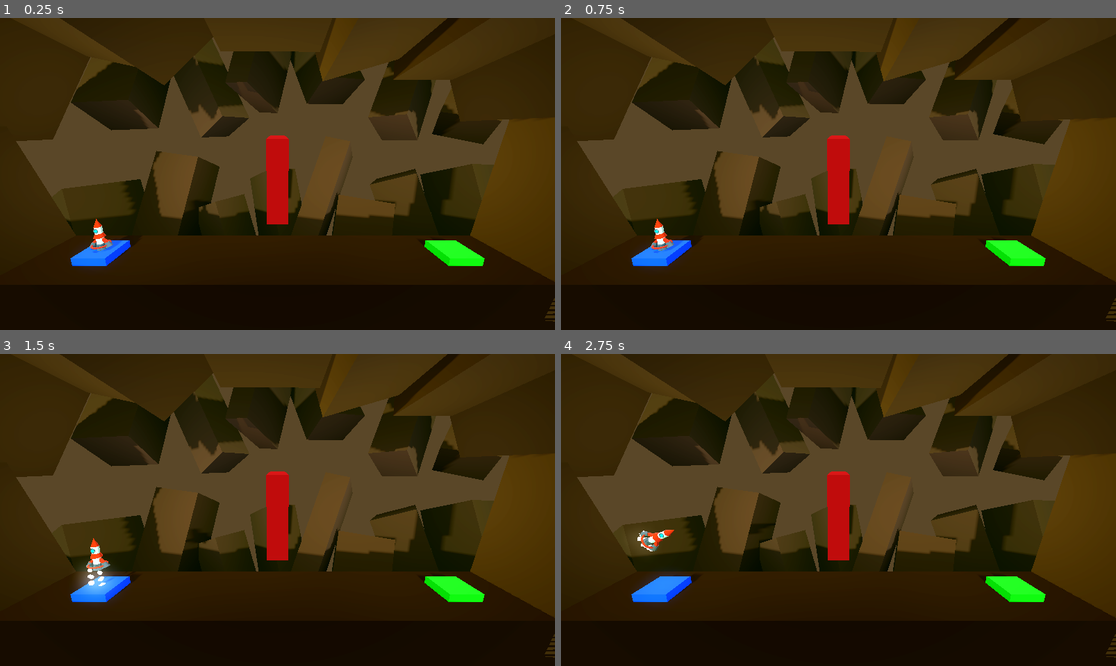
Above: before the commit, frames 1-4 (two rows, left to right).
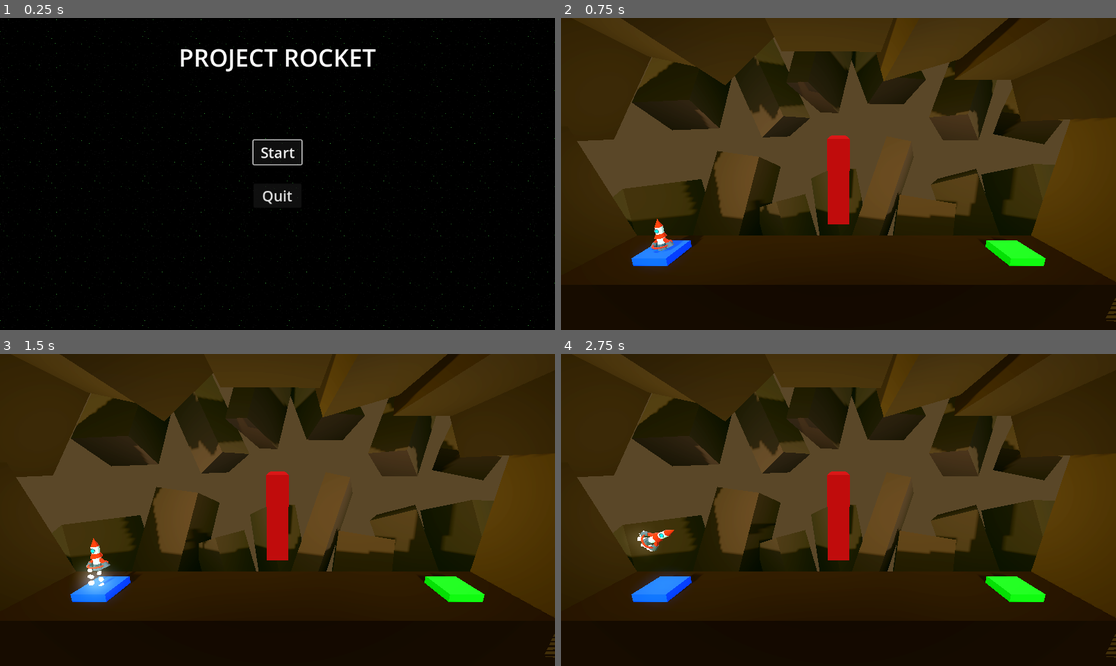
Above: after the commit, the same moments.

Repository: MateuszKosowski/Rocket-Game
Game: Godot game, scene res://scenes/ui/menu.tscn
Same seed, same stepped clock (60 frames per second), same inputs: the game is played once before the commit and once after it. Before the commit the project starts from res://scenes/lvl/level_1.tscn.
Inputs (mouse positions are in pixels of both pictures, inside the frame that each line leads up to):
- Up to frame 1 (0.25 s): no input
- Up to frame 2 (0.75 s): click (838, 152) at 0.5 s, where only the run after the commit has a clickable "Start"
- Up to frame 3 (1.5 s): tap Enter at 1.25 s; hold D (Right) from 1.28 s (still down); tap Shift (Dash) at 1.35 s
- Up to frame 4 (2.75 s): release D (Right) at 2.03 s; hold A (Left) from 2.03 s (still down); tap Shift (Dash) at 2.1 s

The runs differ from the first frame. In frame 1, 82% of the frame differs, in the area x 0-100%, y 0-100%; in frame 2, less than 0.1%; in frame 3, less than 0.1%; in frame 4, nothing differs.

Commit message:
Add simple menu

Diff:
--- a/project.godot
+++ b/project.godot
@@ -11,7 +11,7 @@
 [application]
 
 config/name="Project Rocket"
-run/main_scene="res://scenes/lvl/level_1.tscn"
+run/main_scene="res://scenes/ui/menu.tscn"
 config/features=PackedStringArray("4.2", "Forward Plus")
 config/icon="res://icon.svg"
 
--- a/scenes/lvl/level_3.tscn
+++ b/scenes/lvl/level_3.tscn
@@ -13,7 +13,7 @@
 size = Vector3(41.1934, 8, 5)
 
 [node name="LandField" parent="." index="4"]
-next_file_path = "res://scenes/lvl/level_1.tscn"
+next_file_path = "res://scenes/ui/win.tscn"
 
 [node name="MovingBox" parent="." index="7" instance=ExtResource("2_i3gcm")]
 transform = Transform3D(0.866025, 0.5, 0, -0.5, 0.866025, 0, 0, 0, 1, 3.89838, 1.85154, 0)
--- /dev/null
+++ b/scenes/ui/menu.gd
@@ -0,0 +1,10 @@
+extends Control
+
+func _ready():
+	$VBoxContainer/Start.grab_focus()
+
+func _on_start_pressed() -> void:
+	get_tree().change_scene_to_file("res://scenes/lvl/level_1.tscn")
+
+func _on_quit_pressed() -> void:
+	get_tree().quit()
--- /dev/null
+++ b/scenes/ui/menu.tscn
@@ -0,0 +1,66 @@
+[gd_scene load_steps=3 format=3 uid="uid://djg7h16vn1nc0"]
+
+[ext_resource type="Script" path="res://scenes/ui/menu.gd" id="1_xy5m6"]
+[ext_resource type="Texture2D" uid="uid://dnrl8625k1o60" path="res://darkness.png" id="2_i2ne3"]
+
+[node name="Menu" type="Control"]
+layout_mode = 3
+anchors_preset = 15
+anchor_right = 1.0
+anchor_bottom = 1.0
+grow_horizontal = 2
+grow_vertical = 2
+script = ExtResource("1_xy5m6")
+
+[node name="TextureRect" type="TextureRect" parent="."]
+layout_mode = 1
+anchors_preset = 15
+anchor_right = 1.0
+anchor_bottom = 1.0
+grow_horizontal = 2
+grow_vertical = 2
+texture = ExtResource("2_i2ne3")
+stretch_mode = 1
+
+[node name="Label" type="Label" parent="."]
+layout_mode = 1
+anchors_preset = 5
+anchor_left = 0.5
+anchor_right = 0.5
+offset_left = -205.0
+offset_top = 47.0
+offset_right = 204.0
+offset_bottom = 116.0
+grow_horizontal = 2
+theme_override_font_sizes/font_size = 50
+text = "PROJECT ROCKET"
+
+[node name="VBoxContainer" type="VBoxContainer" parent="."]
+layout_mode = 1
+anchors_preset = 8
+anchor_left = 0.5
+anchor_top = 0.5
+anchor_right = 0.5
+anchor_bottom = 0.5
+offset_left = -50.0
+offset_top = -50.5
+offset_right = 50.0
+offset_bottom = 50.5
+grow_horizontal = 2
+grow_vertical = 2
+theme_override_constants/separation = 40
+
+[node name="Start" type="Button" parent="VBoxContainer"]
+layout_mode = 2
+focus_neighbor_top = NodePath("../Quit")
+theme_override_font_sizes/font_size = 30
+text = "Start"
+
+[node name="Quit" type="Button" parent="VBoxContainer"]
+layout_mode = 2
+focus_neighbor_bottom = NodePath("../Start")
+theme_override_font_sizes/font_size = 30
+text = "Quit"
+
+[connection signal="pressed" from="VBoxContainer/Start" to="." method="_on_start_pressed"]
+[connection signal="pressed" from="VBoxContainer/Quit" to="." method="_on_quit_pressed"]
--- /dev/null
+++ b/scenes/ui/win.gd
@@ -0,0 +1,5 @@
+extends Control
+
+func _ready() -> void:
+	await get_tree().create_timer(5.0).timeout
+	get_tree().quit()
--- /dev/null
+++ b/scenes/ui/win.tscn
@@ -0,0 +1,40 @@
+[gd_scene load_steps=3 format=3 uid="uid://bg30g2h725gg8"]
+
+[ext_resource type="Script" path="res://scenes/ui/win.gd" id="1_k018v"]
+[ext_resource type="Texture2D" uid="uid://dnrl8625k1o60" path="res://darkness.png" id="1_r7n0o"]
+
+[node name="Win" type="Control"]
+layout_mode = 3
+anchors_preset = 15
+anchor_right = 1.0
+anchor_bottom = 1.0
+grow_horizontal = 2
+grow_vertical = 2
+script = ExtResource("1_k018v")
+
+[node name="TextureRect" type="TextureRect" parent="."]
+layout_mode = 1
+anchors_preset = 15
+anchor_right = 1.0
+anchor_bottom = 1.0
+grow_horizontal = 2
+grow_vertical = 2
+texture = ExtResource("1_r7n0o")
+stretch_mode = 1
+
+[node name="Label" type="Label" parent="."]
+layout_mode = 1
+anchors_preset = 8
+anchor_left = 0.5
+anchor_top = 0.5
+anchor_right = 0.5
+anchor_bottom = 0.5
+offset_left = -204.5
+offset_top = -34.5
+offset_right = 204.5
+offset_bottom = 34.5
+grow_horizontal = 2
+grow_vertical = 2
+theme_override_font_sizes/font_size = 50
+text = "YOU WIN !!!"
+horizontal_alignment = 1
Binary file added: darkness.png
Not shown, added: darkness.png.import
